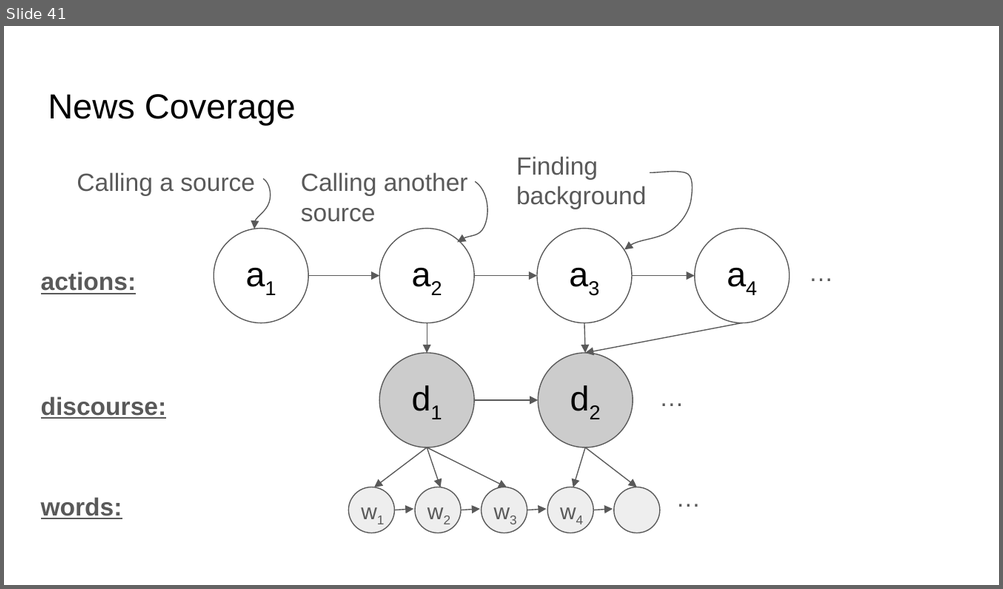
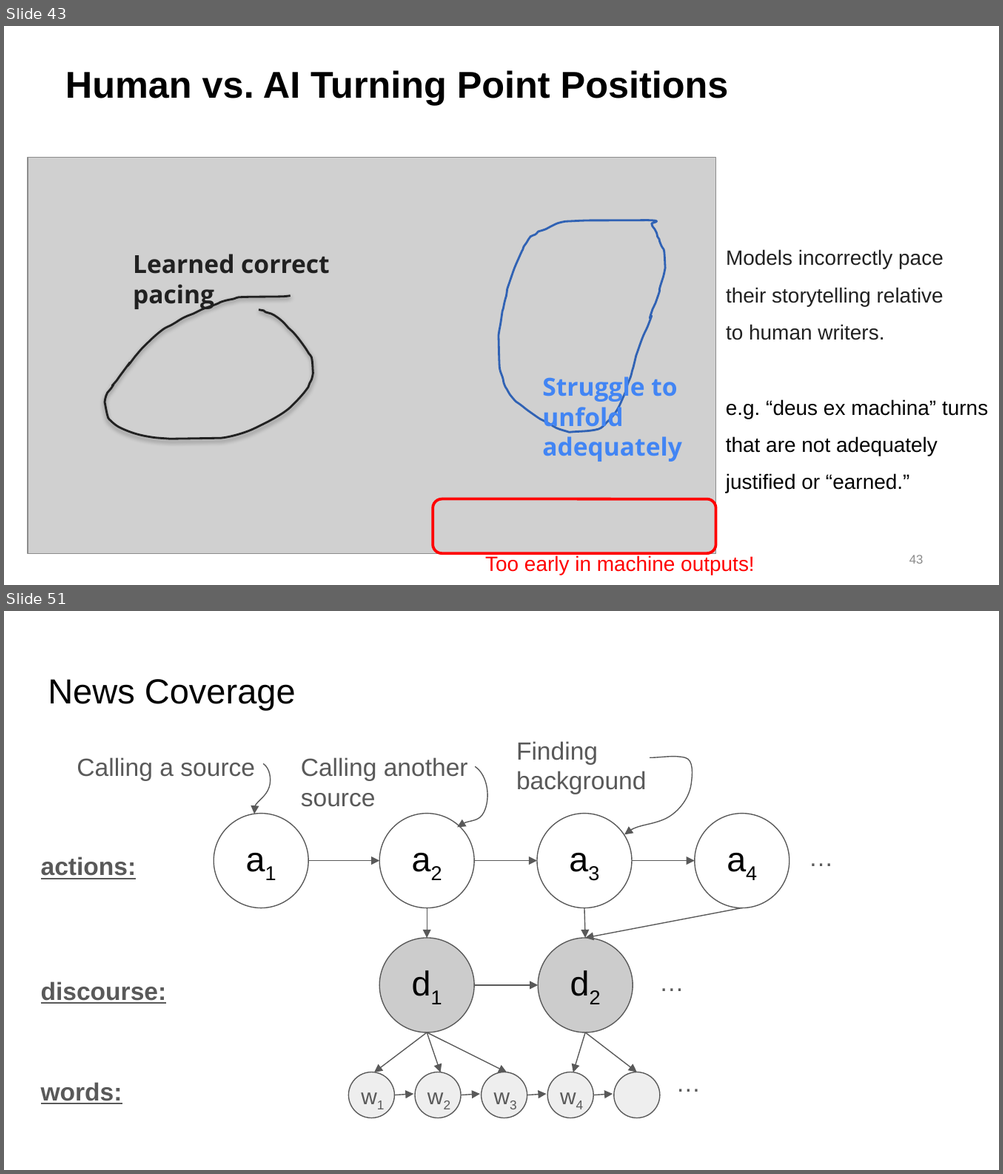
Before and after one commit to jonmay/USC-CS662, a slide deck: assets/files/discourse.pptx. Shown one above the other, each under a label of ours: slide 41 before the commit, slides 43 and 51 after it; the slides between them are not shown. The pictures are 1003x589 and 1003x1174 pixels, drawn with LibreOffice and Linux fonts; fonts in the diff are those of the drawing; grey boxes stand for pictures; background and template pictures are left out. Boxes give left, top, right and bottom in pixels: in the first picture for what was removed or moved away, otherwise in the second. Text is boxed around its words. In the diff, an @@ line names an element or a change of style, - is before the commit and + after.

```diff
--- a/assets/files/discourse.pptx
+++ b/assets/files/discourse.pptx
@@ slide 43 added at box(4, 26, 999, 585), background #FFFFFF @@
@@ title added at box(65, 70, 728, 105), 27 pt, text #000000, bold @@
+Human vs. AI Turning Point Positions
@@ picture added at box(28, 157, 716, 554) @@
@@ freeform shape added at box(498, 220, 666, 432), outline #3162B5 1.5 pt @@
@@ text added at box(133, 254, 330, 310), 18 pt, text #212121, bold @@
+Learned correct pacing
@@ text added at box(726, 249, 943, 340), 15 pt, text #212121 @@
+Models incorrectly pace their storytelling relative to human writers.
@@ freeform shape added at box(105, 295, 313, 439), outline #212121 1.5 pt @@
@@ text added at box(542, 373, 682, 462), 18 pt, text #4285F4, bold @@
+Struggle to unfold adequately
@@ text added at box(726, 400, 987, 494), 15 pt, text #000000 @@
+e.g. “deus ex machina” turns that are not adequately justified or “earned.”
@@ rounded rectangle added at box(432, 500, 716, 554), outline #FF0000 2 pt @@
@@ text added at box(485, 556, 754, 575), 15 pt, text #FF0000 @@
+Too early in machine outputs!
@@ page number added at box(909, 555, 923, 564), 9 pt, text #8C8C8C @@
+43
@@ what was slide 41 is now slide 51 @@
```
Also in this commit, not shown: 29 slides changed, 10 other slides added, 1 slide removed.
